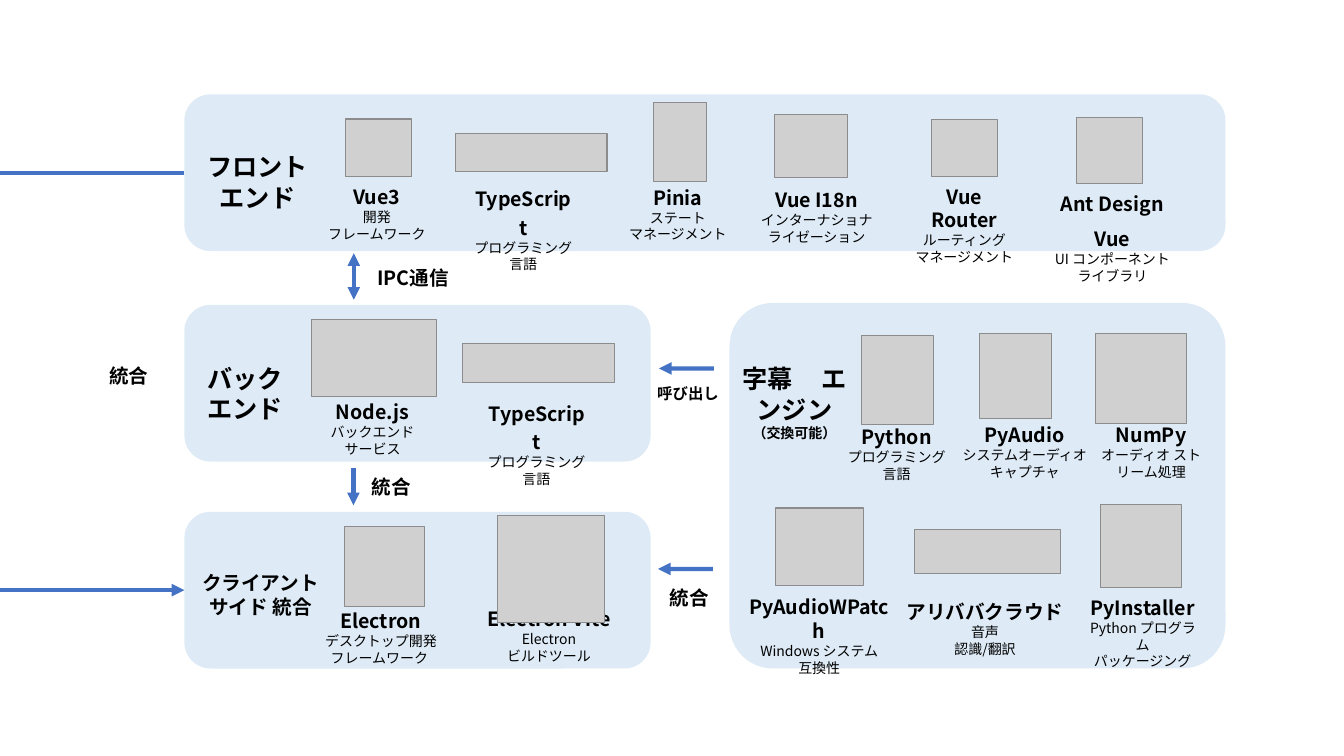
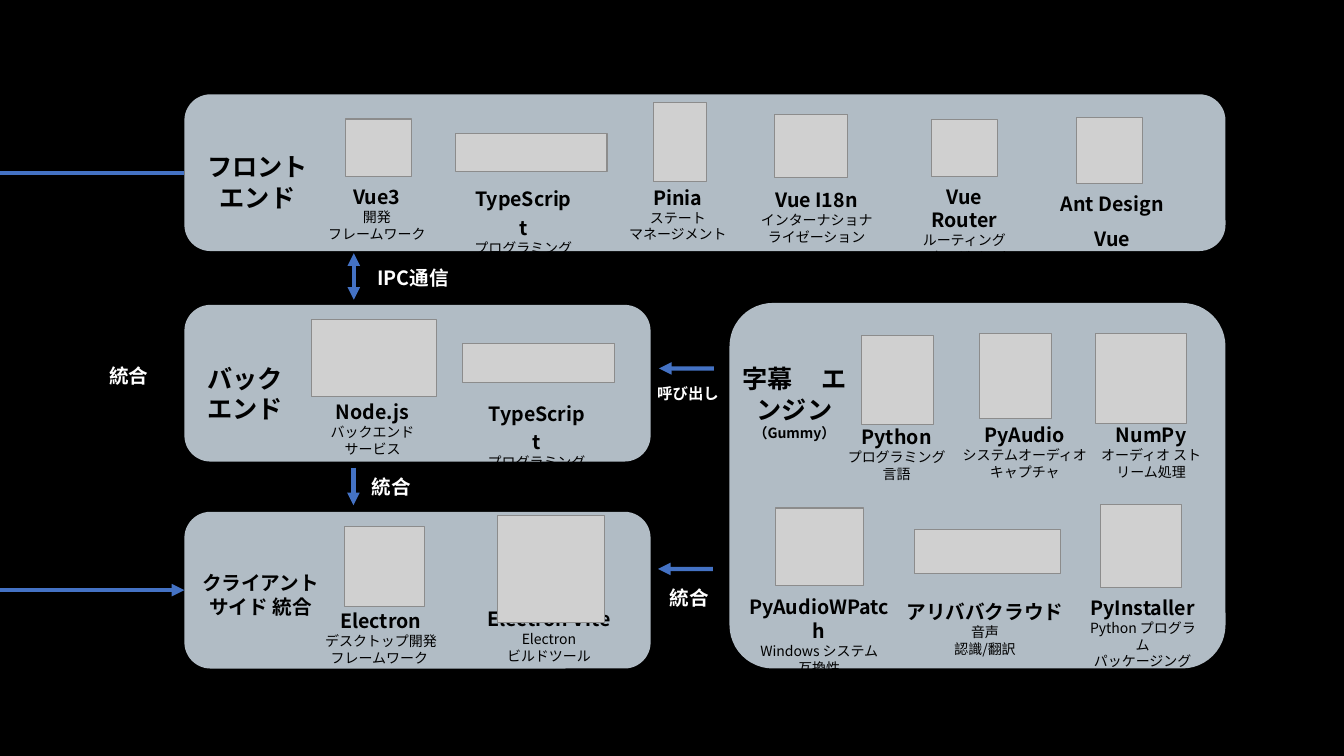
Before and after one commit to HiMeditator/auto-caption, a slide deck: slide 3 of assets/structure.pptx. Drawn at 1344x756 pixels with LibreOffice and Linux fonts; fonts in the diff are those of the drawing; grey boxes stand for pictures. Boxes give left, top, right and bottom in pixels: in the first picture for what was removed or moved away, otherwise in the second. Text is boxed around its words. In the diff, an @@ line names an element or a change of style, - is before the commit and + after.

```diff
--- a/assets/structure.pptx
+++ b/assets/structure.pptx
@@ background #FFFFFF to #000000 @@
@@ text at box(742, 366, 846, 441): text changed; size 18 to 10 pt @@
-字幕 エンジン （交換可能）
+字幕 エンジン （Gummy）
@@ text colour #000000 to #FFFFFF in 5 elements at box(377, 268, 449, 287), box(657, 386, 719, 401), box(670, 588, 709, 607), box(109, 366, 148, 385), box(372, 477, 411, 496) @@
@@ fill #DEEBF7 to #DEEBF7 at 80% opacity in 4 elements at box(185, 304, 651, 462), box(185, 95, 1226, 252), box(730, 303, 1226, 669), box(185, 512, 651, 669) @@
```
Also in this commit, not shown: 2 other slides changed, 11 other files.
